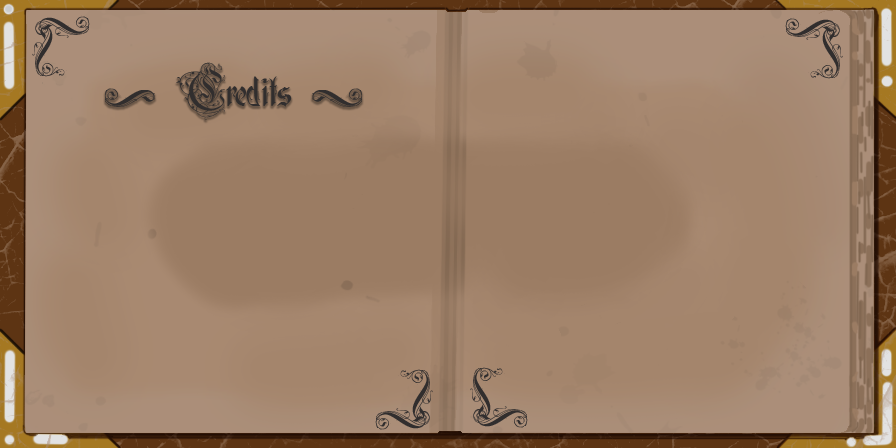
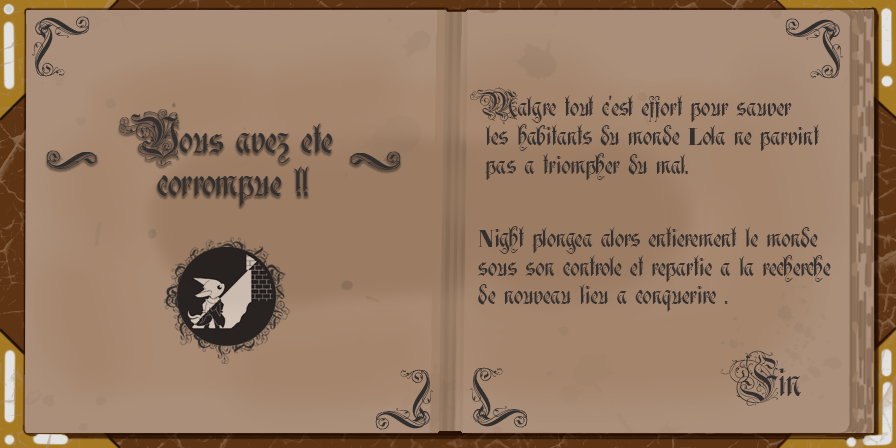
Before/after of a 896×448 layered artwork. What changed in the layer stack:
added group "logo" with 3 layers above "Ecran win" over [164, 237, 290, 364]
added layer "Calque 3" (multiply) in group "logo" over [177, 247, 276, 346]
added layer "logodeco" in group "logo" over [164, 237, 290, 364]
added layer "Ellipse 1" (48%) in group "logo" over [177, 247, 276, 346]
added group "Ecran loose" with 6 layers above "Bouton" over [47, 87, 831, 406]
added layer "Fin" (2nd of 2, in "Ecran loose") in group "Ecran loose" over [720, 350, 801, 406]
added layer "Night plongea alors entierement le monde sous son controle et r" in group "Ecran loose" over [478, 226, 831, 312]
added layer "Malgre tout c'est effort pour sauver les habitants du monde Lo" in group "Ecran loose" over [470, 87, 819, 180]
added layer "Vous avez ete corrompue !!" (1st of 2, in "Ecran loose") in group "Ecran loose" over [119, 109, 332, 206]
added layer "Controles" (3rd of 5, in "Ecran loose") in group "Ecran loose" over [47, 102, 400, 170]
hid group "Decor" (2 layers) over [105, 62, 362, 120]
hid "Controles" (4th of 5, in "Decor") over [105, 62, 362, 120]
